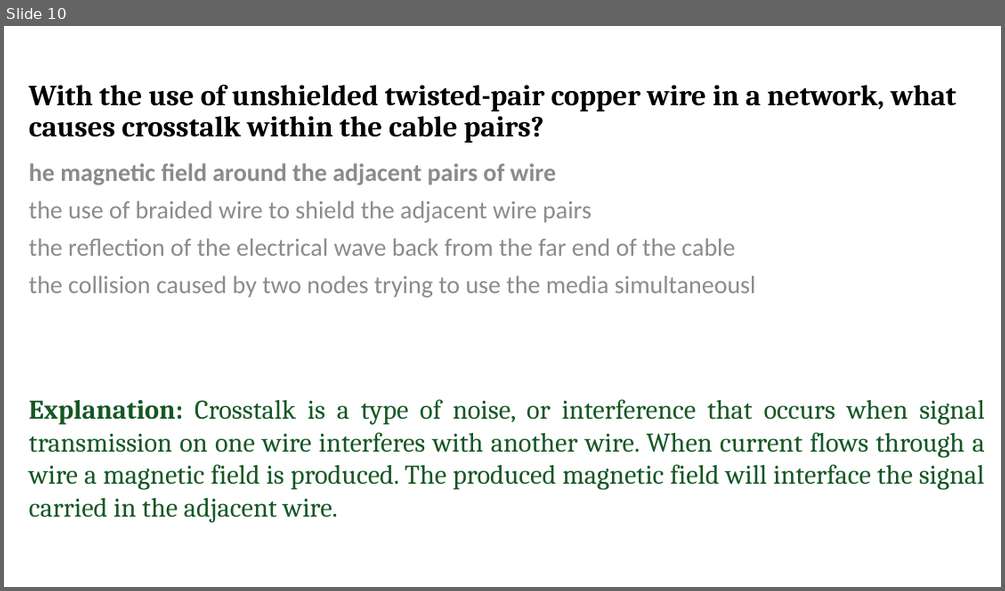
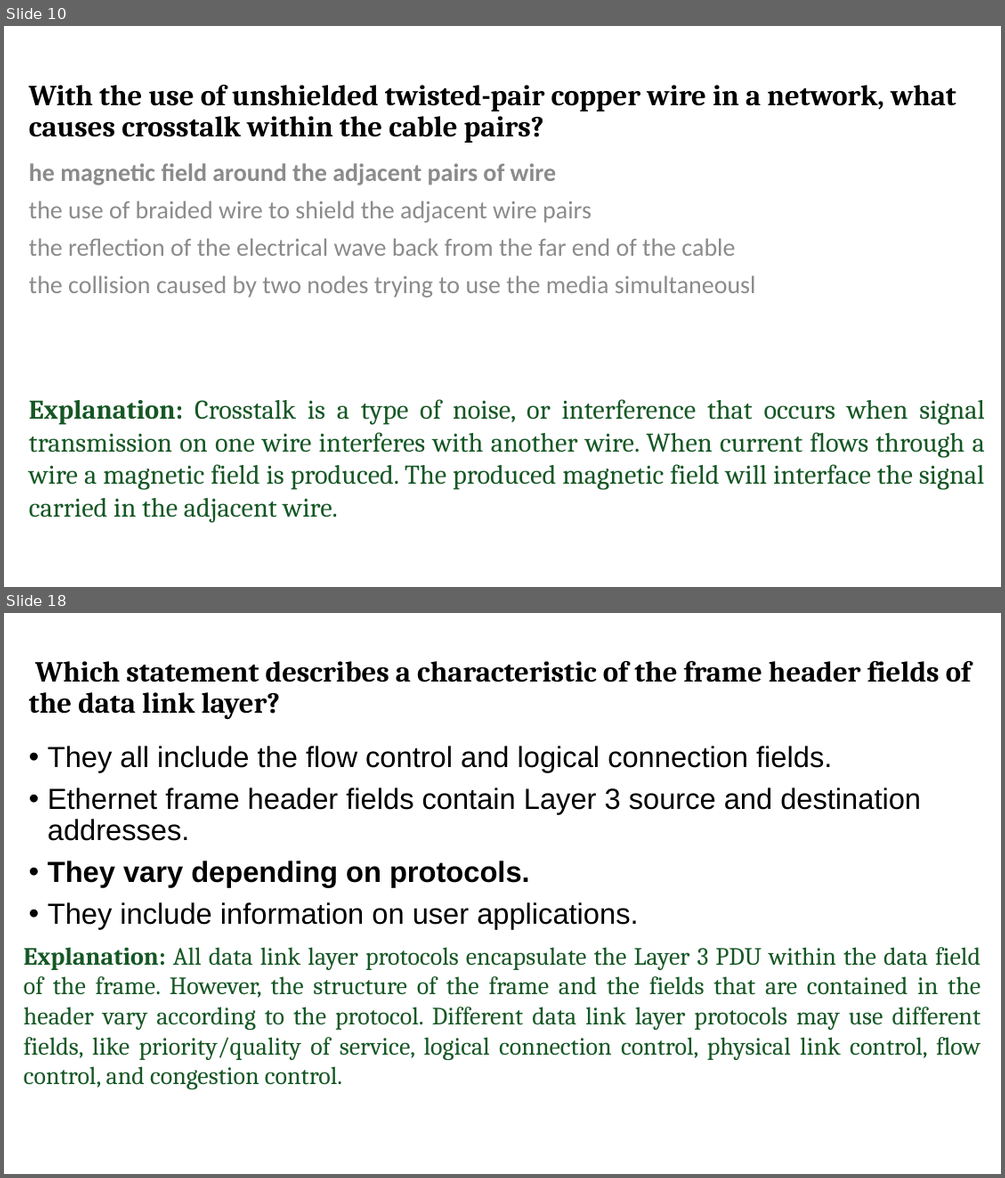
Before and after one commit to narsiimha/CCNA, a slide deck: PPT/QA/Module4-7.pptx. Shown one above the other, each under a label of ours: slide 10 before the commit, slides 10 and 18 after it; the slides between them are not shown. The pictures are 1005x591 and 1005x1178 pixels, drawn with LibreOffice and Linux fonts; fonts in the diff are those of the drawing. Boxes give left, top, right and bottom in pixels: in the first picture for what was removed or moved away, otherwise in the second. Text is boxed around its words. In the diff, an @@ line names an element or a change of style, - is before the commit and + after.

```diff
--- a/PPT/QA/Module4-7.pptx
+++ b/PPT/QA/Module4-7.pptx
@@ slide 18 added at bbox=[4, 613, 1001, 1174], background #FFFFFF @@
@@ title added at bbox=[29, 661, 971, 719], 28 pt, text #000000, bold @@
+Which statement describes a characteristic of the frame header fields of the data link layer?
@@ text added at bbox=[48, 746, 921, 929], 28 pt, text #000000 @@
+• They all include the flow control and logical connection fields.
+• Ethernet frame header fields contain Layer 3 source and destination addresses.
+• They vary depending on protocols.
+• They include information on user applications.
@@ text added at bbox=[24, 947, 981, 1089], 24 pt, text #155724 @@
+Explanation: All data link layer protocols encapsulate the Layer 3 PDU within the data field of the frame. However, the structure of the frame and the fields that are contained in the header vary according to the protocol. Different data link layer protocols may use different fields, like priority/quality of service, logical connection control, physical link control, flow control, and congestion control.
```
Also in this commit, not shown: 9 other slides changed, 60 other slides added, 1 other file.
